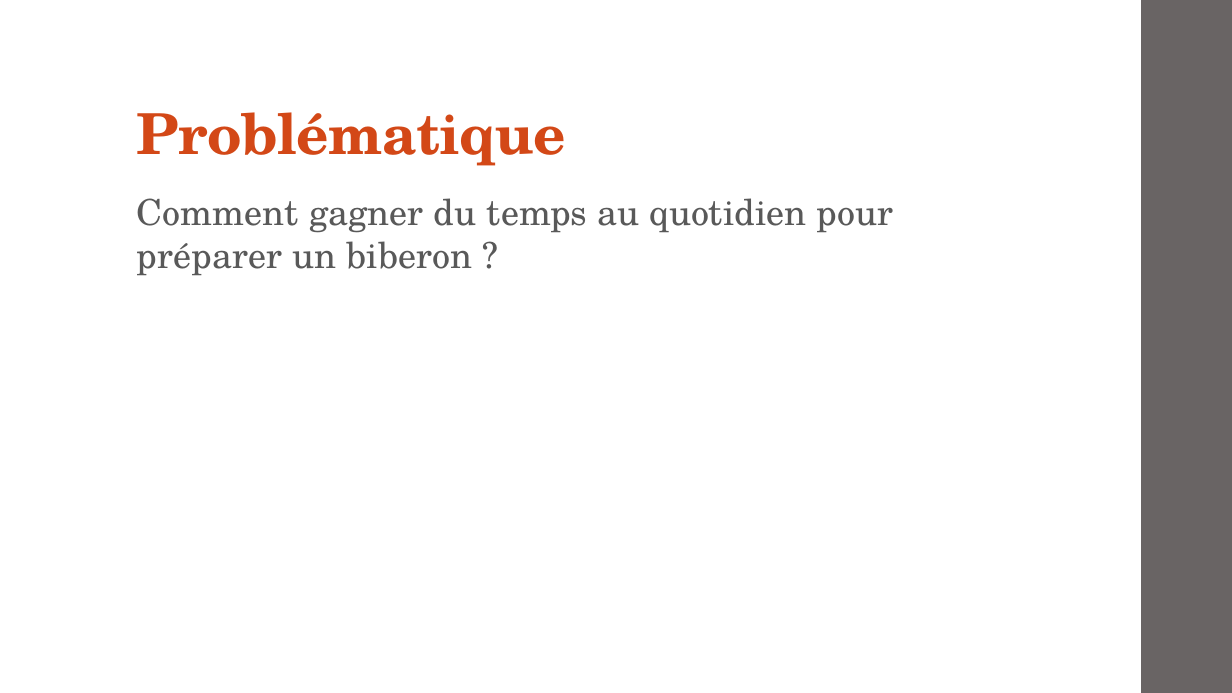
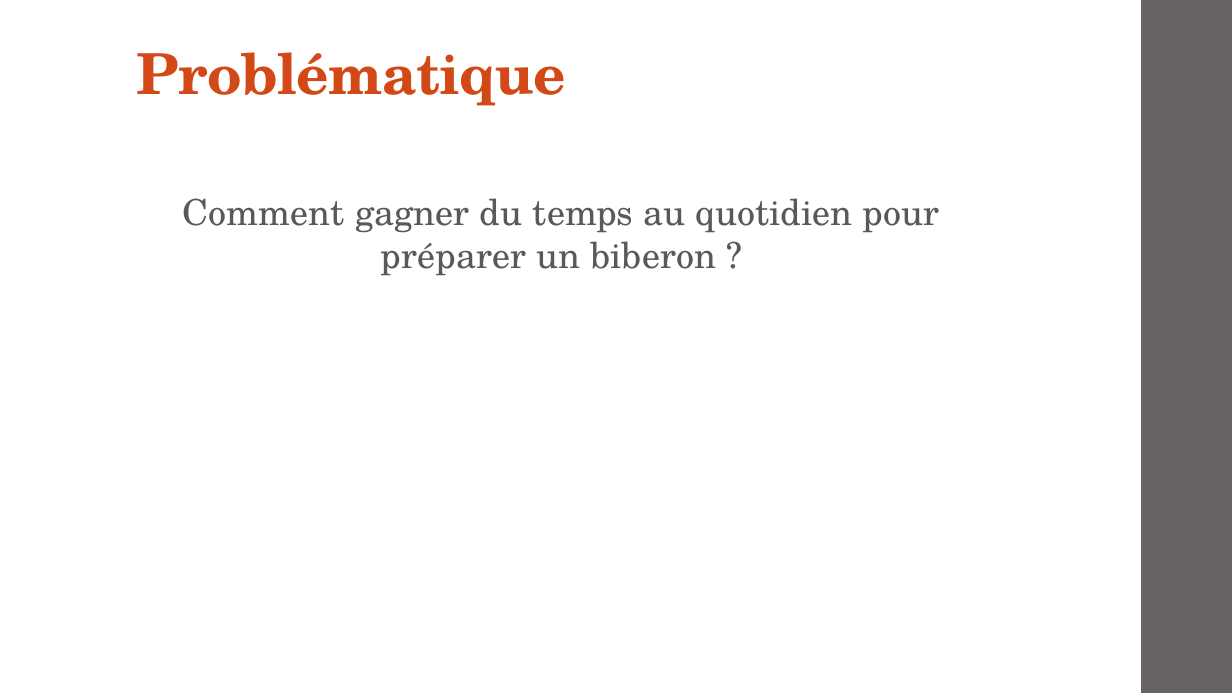
Before and after one commit to cvcarles/Bibduino, a slide deck: slide 3 of doc/Projet Bibduino.pptx. Drawn at 1232x693 pixels with LibreOffice and Linux fonts; fonts in the diff are those of the drawing. Boxes give left, top, right and bottom in pixels: in the first picture for what was removed or moved away, otherwise in the second. Text is boxed around its words. In the diff, an @@ line names an element or a change of style, - is before the commit and + after.

```diff
--- a/doc/Projet Bibduino.pptx
+++ b/doc/Projet Bibduino.pptx
@@ title "Problématique": place and size @@
-title "Problématique" at box(137, 112, 566, 166)
+title "Problématique" at box(137, 52, 566, 106)
@@ text "Comment gagner du temps au ..." at box(183, 198, 940, 276): alignment left to centre @@
```
Also in this commit, not shown: 5 other slides changed, 3 slides added, 3 slides removed.
